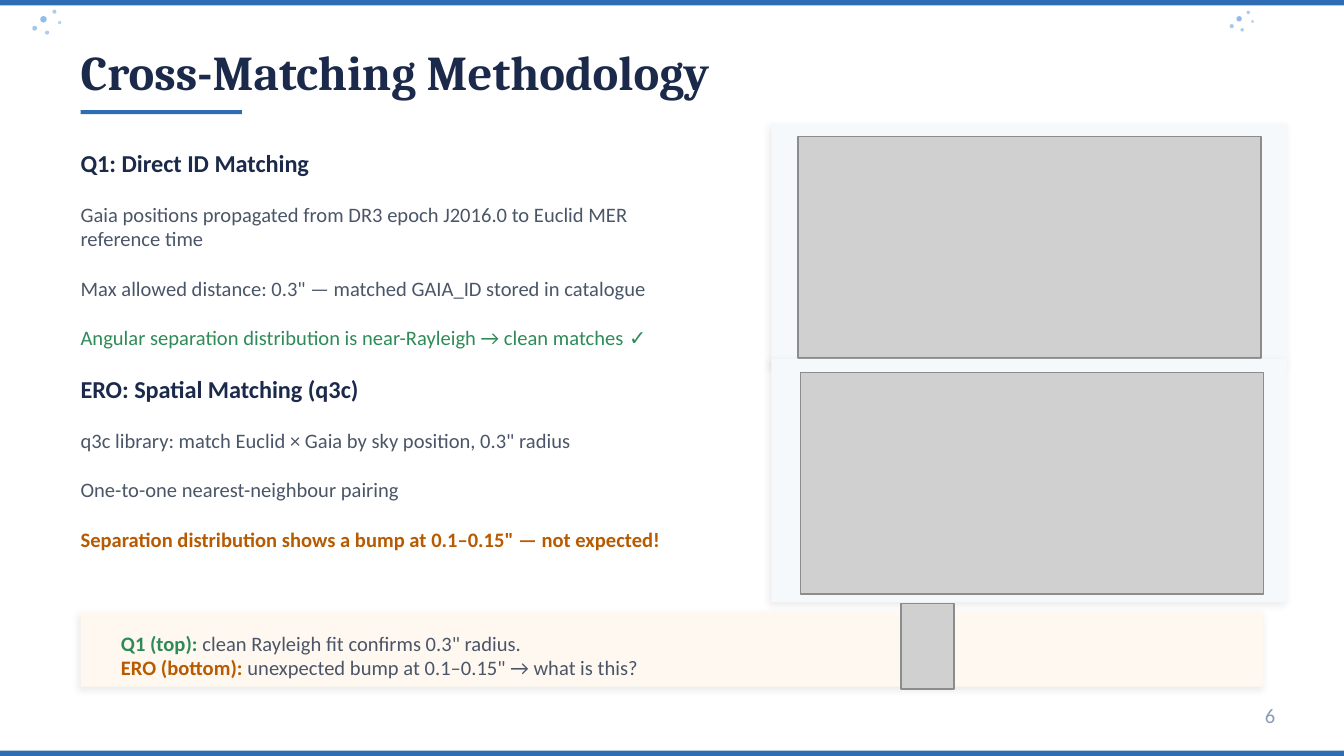
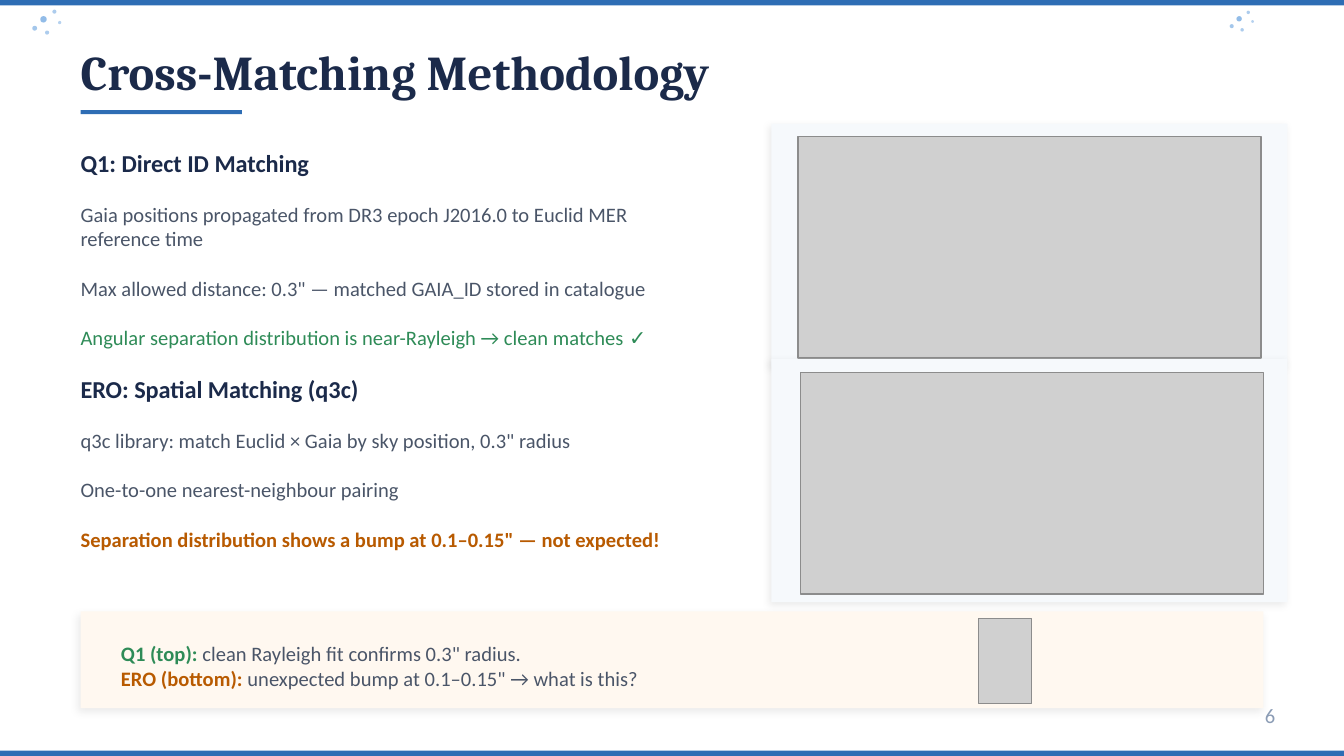
Before and after one commit to SylviaZhao423/Euclidifying-Gaia, a slide deck: slide 6 of docs/slides/euclidifying_gaia_presentation_v7.pptx. Drawn at 1344x756 pixels with LibreOffice and Linux fonts; fonts in the diff are those of the drawing; grey boxes stand for pictures. Boxes give left, top, right and bottom in pixels: in the first picture for what was removed or moved away, otherwise in the second. Text is boxed around its words. In the diff, an @@ line names an element or a change of style, - is before the commit and + after.

```diff
--- a/docs/slides/euclidifying_gaia_presentation_v7.pptx
+++ b/docs/slides/euclidifying_gaia_presentation_v7.pptx
@@ rectangle: place and size @@
-rectangle at (81, 612, 1263, 687)
+rectangle at (81, 612, 1263, 708)
@@ picture: place and size @@
-picture at (900, 603, 954, 689)
+picture at (978, 618, 1032, 704)
@@ text "Q1 (top): clean Rayleigh fit ...": place and size @@
-text "Q1 (top): clean Rayleigh fit ..." at (121, 636, 638, 679)
+text "Q1 (top): clean Rayleigh fit ..." at (121, 646, 638, 690)
```
Also in this commit, not shown: 36 other files.
